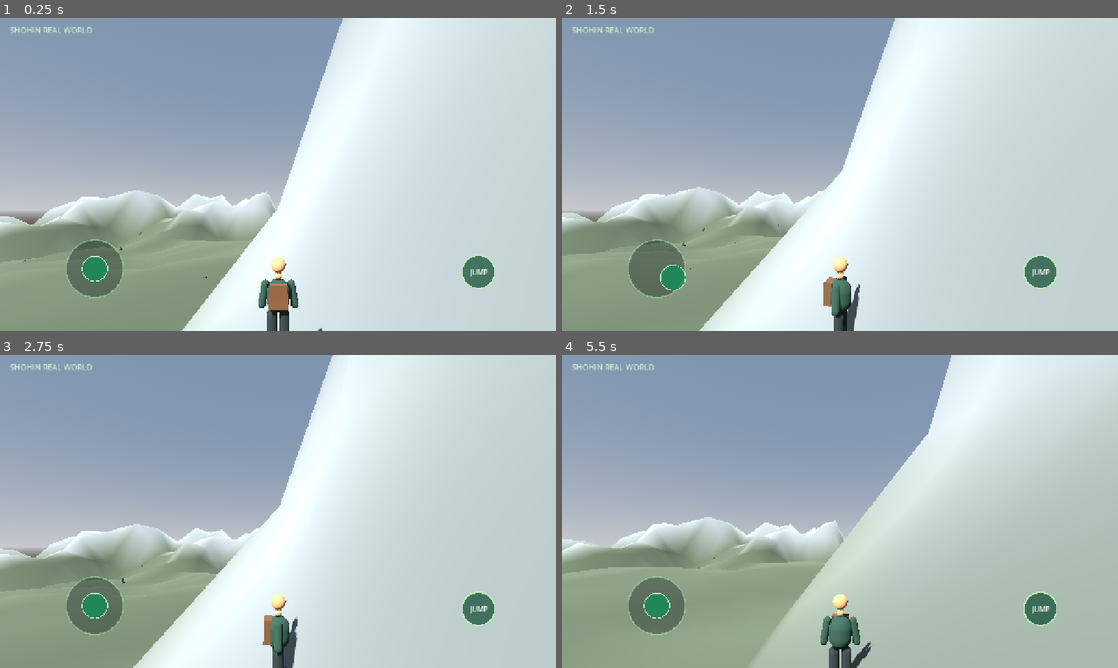
Above: before the commit, frames 1-4 (two rows, left to right).
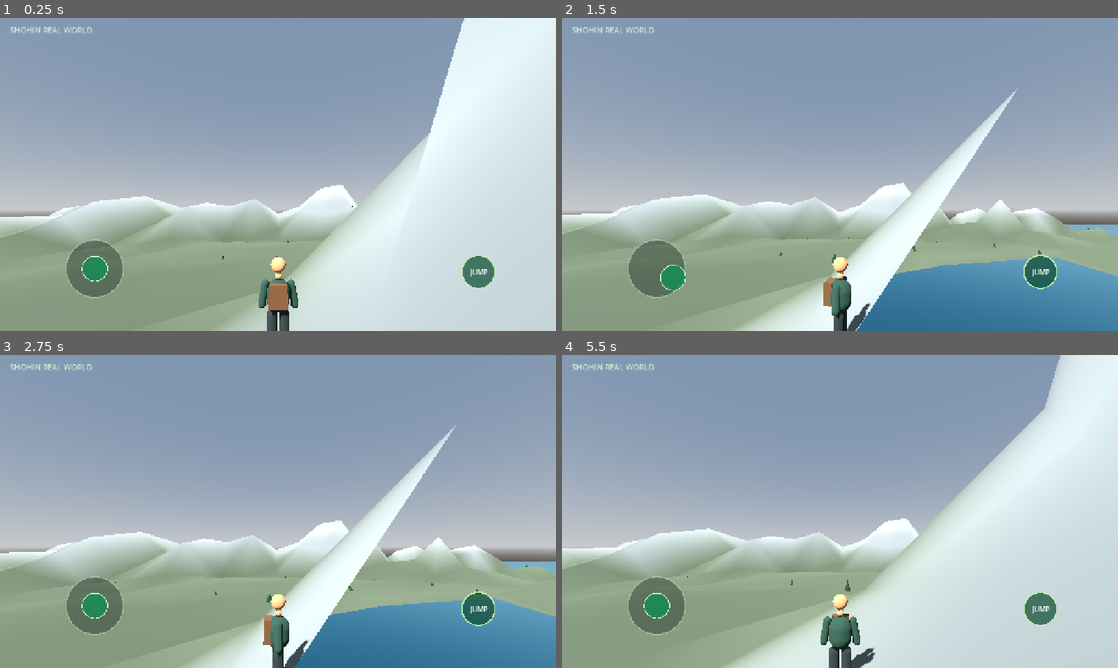
Above: after the commit, the same moments.

Repository: shohintajikistan/SHOHIN-REAL-WORLD
Game: Godot game, scene res://scenes/main.tscn
The game is run twice, just before and just after one commit, with the same random seed, the same clock (stepped at 60 frames per second) and the same inputs.
Inputs (mouse positions are in pixels of both pictures, inside the frame that each line leads up to):
- Up to frame 1 (0.25 s): no input
- Up to frame 2 (1.5 s): move the mouse to (962, 158) at 0.52 s; hold D 0.53-1.25 s; hold Shift 0.53-1.25 s; click (962, 158) at 0.67 s; tap Space at 0.77 s; drag from (728, 190) to (812, 237) at 1.27 s
- Up to frame 3 (2.75 s): move the mouse to (333, 442) at 2.02 s; hold D from 2.03 s (still down); hold Shift from 2.03 s (still down)
- Up to frame 4 (5.5 s): release D at 2.75 s; release Shift at 2.75 s; drag from (812, 574) to (673, 464) at 2.77 s; move the mouse to (1006, 558) at 3.52 s; hold A 3.53-4.25 s; hold Shift 3.53-4.25 s; tap Space at 3.77 s; drag from (673, 464) to (756, 433) at 4.27 s; move the mouse to (867, 511) at 5.02 s; hold S from 5.03 s (still down); hold Shift from 5.03 s (still down); click (867, 511) at 5.17 s

The runs differ from the first frame. In frame 1, 27% of the frame differs, in the area x 0-100%, y 0-100%; in frame 2, 50%; in frame 3, 51%; in frame 4, 44%.

Commit message:
Optimize island generation for Android web loading

Diff:
--- a/godot/scripts/island_world.gd
+++ b/godot/scripts/island_world.gd
@@ -3,7 +3,7 @@
 # SHOHIN REAL WORLD — first Godot 4 island foundation.
 # Island dimensions: 4,000 x 4,000 metres.
 const ISLAND_SIZE := 4000.0
-const GRID := 128
+const GRID := 64
 const WATER_LEVEL := -7.0
 
 var terrain_noise := FastNoiseLite.new()
@@ -113,16 +113,16 @@
 	var pines := MultiMesh.new()
 	pines.transform_format = MultiMesh.TRANSFORM_3D
 	pines.mesh = pine_mesh
-	pines.instance_count = 900
+	pines.instance_count = 520
 	var tropics := MultiMesh.new()
 	tropics.transform_format = MultiMesh.TRANSFORM_3D
 	tropics.mesh = tropical_mesh
-	tropics.instance_count = 420
+	tropics.instance_count = 220
 	var pine_i := 0
 	var tropic_i := 0
 	var rng := RandomNumberGenerator.new()
 	rng.seed = 480021
-	for i in range(2200):
+	for i in range(1100):
 		var x := rng.randf_range(-1850.0, 1850.0)
 		var z := rng.randf_range(-1850.0, 1850.0)
 		var radius := Vector2(x, z).length()
@@ -192,7 +192,7 @@
 func _build_resource_props() -> void:
 	var rng := RandomNumberGenerator.new()
 	rng.seed = 20261119
-	for i in range(34):
+	for i in range(20):
 		var x := rng.randf_range(-900.0, 900.0)
 		var z := rng.randf_range(-900.0, 900.0)
 		var y := _height_at(x, z)
@@ -210,7 +210,7 @@
 		stone.roughness = 1.0
 		rock.material_override = stone
 		add_child(rock)
-	for i in range(18):
+	for i in range(10):
 		var x := rng.randf_range(-1000.0, 1000.0)
 		var z := rng.randf_range(-1000.0, 1000.0)
 		var y := _height_at(x, z)
